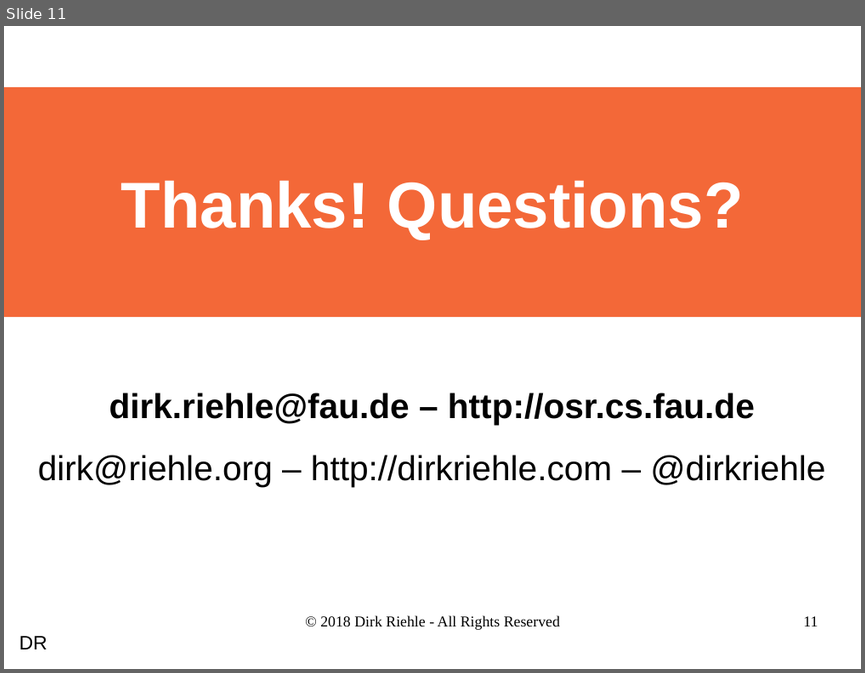
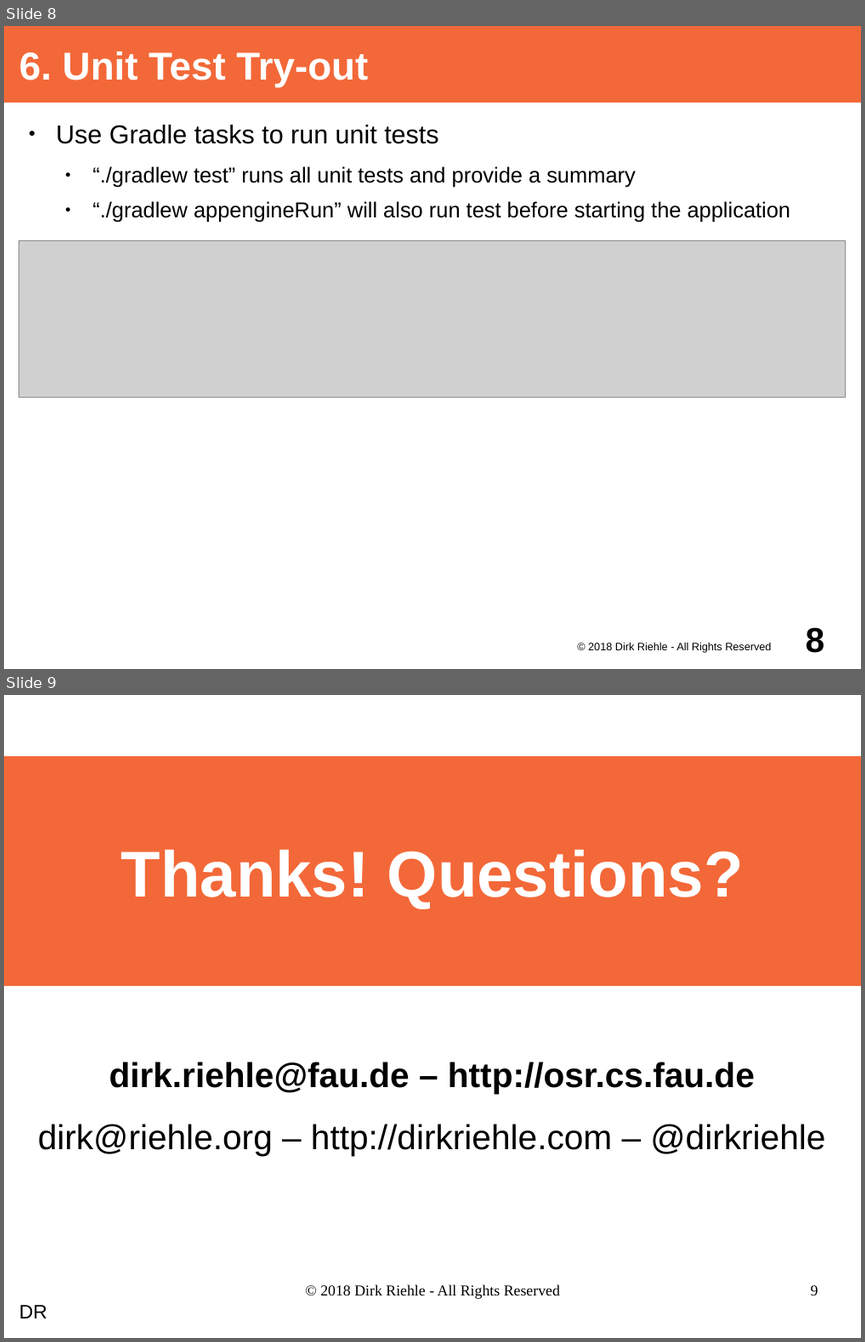
Before and after one commit to dirkriehle/adap-course, a slide deck: Lecture slides/ADAP A03 - Project Set-up.odp. Shown one above the other, each under a label of ours: slide 11 before the commit, slides 8 and 9 after it. The pictures are 865x673 and 865x1342 pixels, drawn with LibreOffice and Linux fonts; fonts in the diff are those of the drawing; grey boxes stand for pictures. Boxes give left, top, right and bottom in pixels: in the first picture for what was removed or moved away, otherwise in the second. Text is boxed around its words. In the diff, an @@ line names an element or a change of style, - is before the commit and + after.

```diff
--- a/Lecture slides/ADAP A03 - Project Set-up.odp
+++ b/Lecture slides/ADAP A03 - Project Set-up.odp
@@ slide 8 added at box(4, 26, 861, 669), background #FFFFFF @@
@@ title added at box(4, 26, 861, 102), fill #F36838, 36 pt, text #FFFFFF, bold @@
+6. Unit Test Try-out
@@ text added at box(56, 125, 791, 222), 20 pt, text #000000 @@
+● Use Gradle tasks to run unit tests
+  ● “./gradlew test” runs all unit tests and provide a summary
+  ● “./gradlew appengineRun” will also run test before starting the application
@@ picture added at box(19, 240, 846, 397) @@
@@ page number added at box(806, 627, 825, 652), 32 pt, text #000000, bold @@
+8
@@ text added at box(588, 641, 771, 652), 10 pt, text #000000 @@
+© 2018 Dirk Riehle - All Rights Reserved
@@ what was slide 11 is now slide 9 @@
@@ page number at box(811, 1285, 818, 1295): text changed @@
-11
+9
```
Also in this commit, not shown: 7 slides changed, 3 slides removed, 17 other files.
